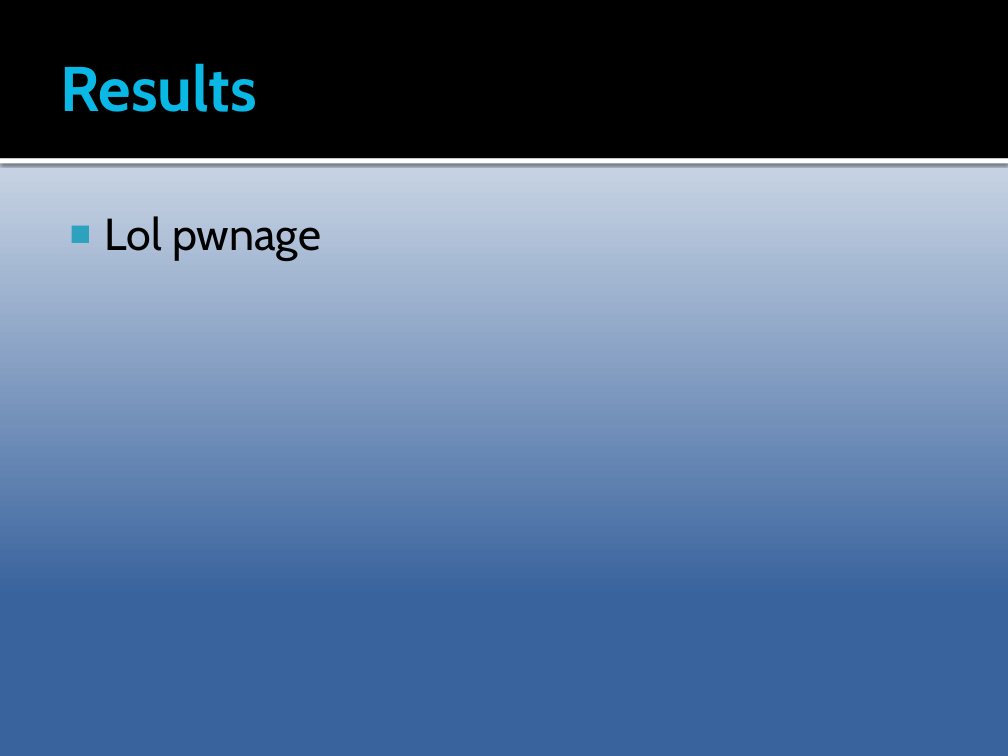
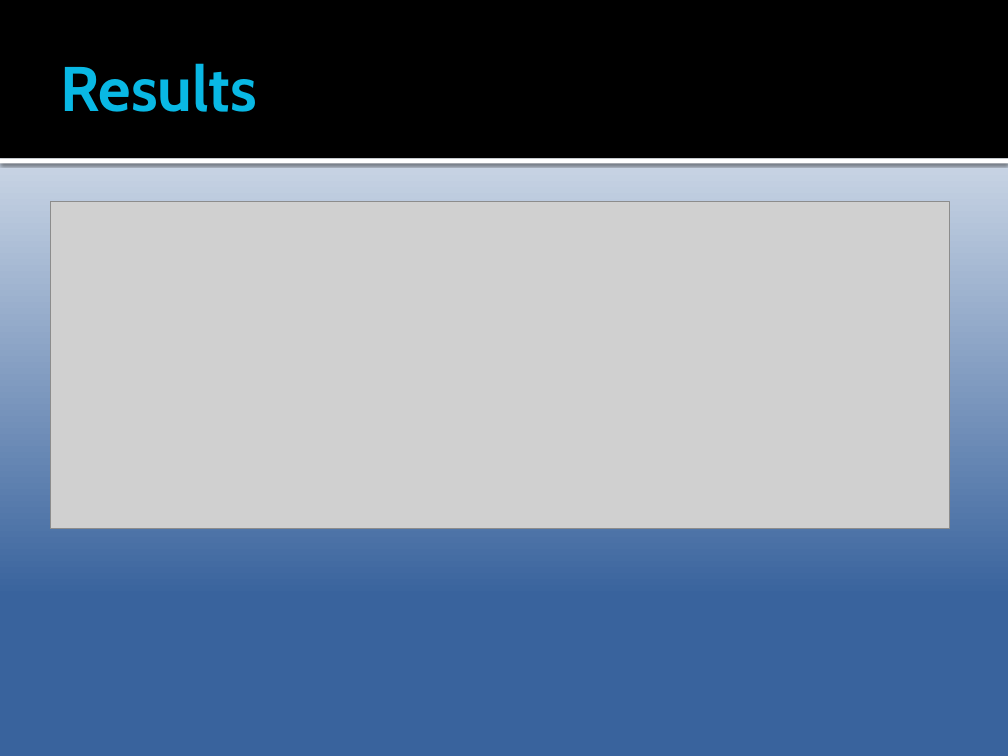
Before and after one commit to Epipolarna/Tracking, a slide deck: slide 21 of Documentation/TSBB15prez.pptx (slide 20 before the commit). Drawn at 1008x756 pixels with LibreOffice and Linux fonts; fonts in the diff are those of the drawing; grey boxes stand for pictures. Boxes give left, top, right and bottom in pixels: in the first picture for what was removed or moved away, otherwise in the second. Text is boxed around its words. In the diff, an @@ line names an element or a change of style, - is before the commit and + after.

```diff
--- a/Documentation/TSBB15prez.pptx
+++ b/Documentation/TSBB15prez.pptx
@@ picture added at (x1=50, y1=202, x2=950, y2=529) @@
@@ text removed at (x1=105, y1=216, x2=321, y2=260) @@
-■ Lol pwnage
```
Also in this commit, not shown: 6 other slides changed, 3 slides added, 6 slides removed.
